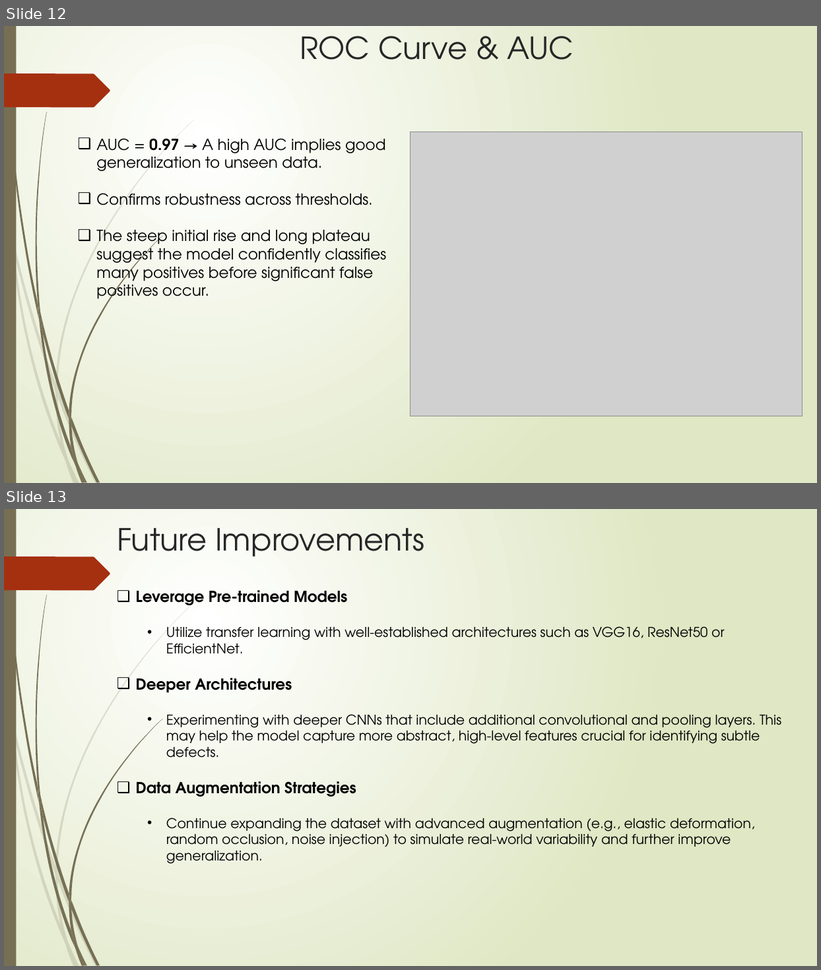
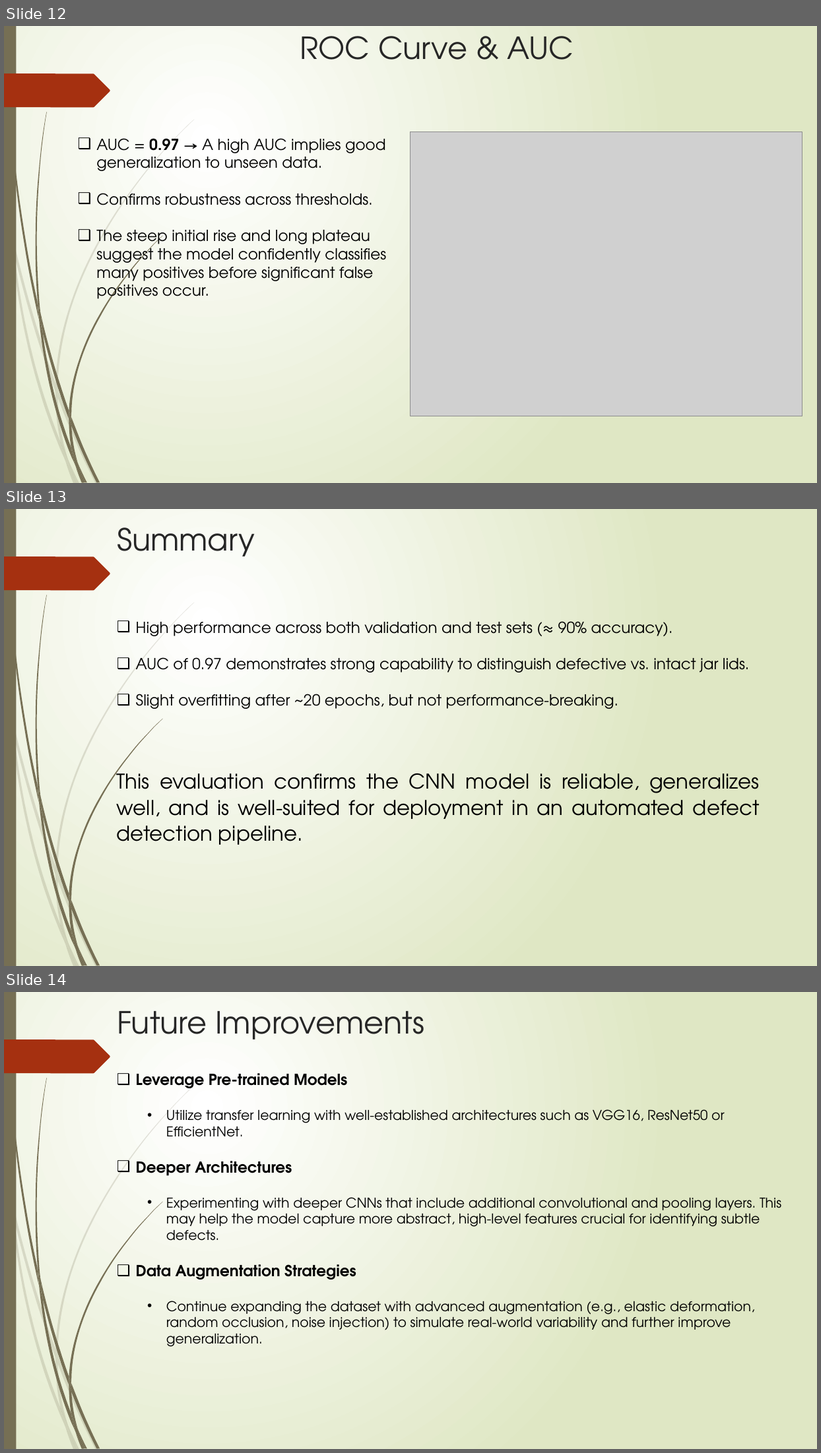
Before and after one commit to bonisadar/SpringboardCapstoneThree, a slide deck: reports/Capstone_Three_Presentation.pptx. Shown one above the other, each under a label of ours: slides 12 and 13 before the commit, slides 12, 13 and 14 after it. The pictures are 821x970 and 821x1453 pixels, drawn with LibreOffice and Linux fonts; fonts in the diff are those of the drawing; grey boxes stand for pictures. Boxes give left, top, right and bottom in pixels: in the first picture for what was removed or moved away, otherwise in the second. Text is boxed around its words. In the diff, an @@ line names an element or a change of style, - is before the commit and + after.

```diff
--- a/reports/Capstone_Three_Presentation.pptx
+++ b/reports/Capstone_Three_Presentation.pptx
@@ slide 13 added at box(4, 509, 817, 966), background gradient #FFFFFF to #DFE8C4; not listed: 24 template elements that a slide beside it also shows @@
@@ title added at box(117, 527, 255, 557), 36 pt, text #262626 @@
+Summary
@@ text added at box(136, 621, 749, 709), 18 pt, text #000000 @@
+❑ High performance across both validation and test sets (≈ 90% accuracy).
+❑ AUC of 0.97 demonstrates strong capability to distinguish defective vs. intact jar lids.
+❑ Slight overfitting after ~20 epochs, but not performance-breaking.
@@ text added at box(117, 768, 760, 845), 24 pt, text #000000 @@
+This evaluation confirms the CNN model is reliable, generalizes well, and is well-suited for deployment in an automated defect detection pipeline.
@@ what was slide 13 is now slide 14 @@
```
Also in this commit, not shown: 1 slide changed, 5 other files.
